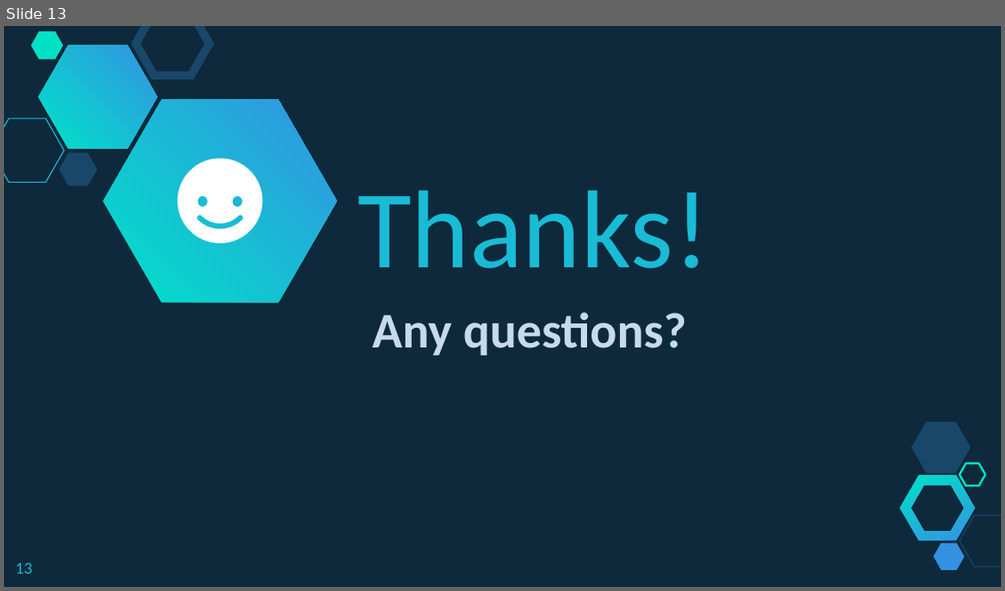
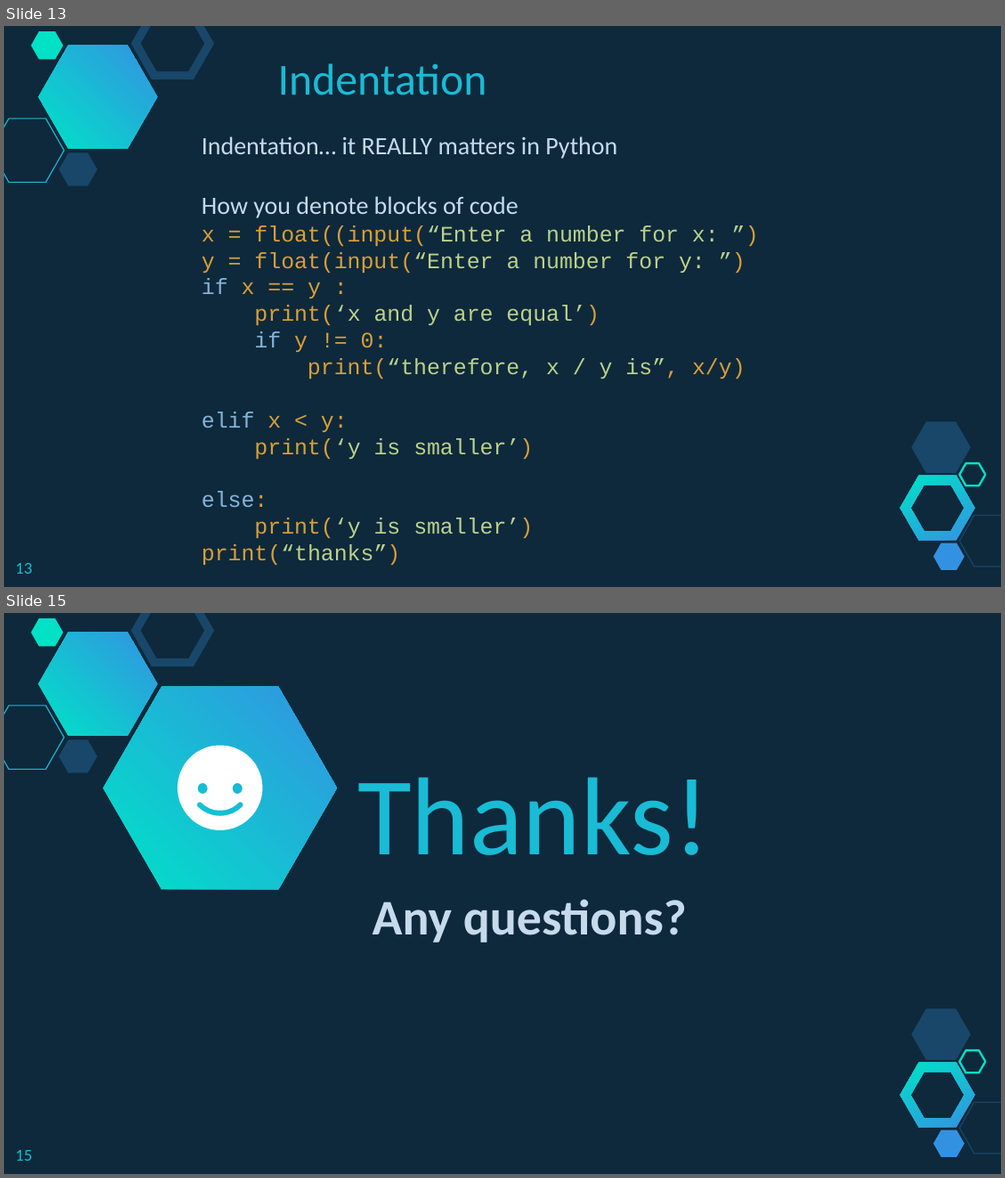
Before and after one commit to branhoff/python_class_101, a slide deck: lecture_slides/5_Python Lesson - Operators and Branching.pptx. Shown one above the other, each under a label of ours: slide 13 before the commit, slides 13 and 15 after it; the slides between them are not shown. The pictures are 1005x591 and 1005x1178 pixels, drawn with LibreOffice and Linux fonts; fonts in the diff are those of the drawing. Boxes give left, top, right and bottom in pixels: in the first picture for what was removed or moved away, otherwise in the second. Text is boxed around its words. In the diff, an @@ line names an element or a change of style, - is before the commit and + after.

```diff
--- a/lecture_slides/5_Python Lesson - Operators and Branching.pptx
+++ b/lecture_slides/5_Python Lesson - Operators and Branching.pptx
@@ slide 13 added at box(4, 26, 1001, 587), background #0E293C; not listed: 10 template elements that a slide beside it also shows @@
@@ text added at box(278, 63, 487, 95), 32 pt, text #19BBD5 @@
+Indentation
@@ text added at box(202, 136, 745, 564), 16 pt, text #BBD189 @@
+Indentation… it REALLY matters in Python
+How you denote blocks of code
+x = float((input(“Enter a number for x: ”)
+y = float(input(“Enter a number for y: ”)
+if x == y :
+print(‘x and y are equal’)
+if y != 0:
+print(“therefore, x / y is”, x/y)
+elif x < y:
+print(‘y is smaller’)
+else:
+print(‘y is smaller’)
+print(“thanks”)
@@ page number added at box(16, 563, 32, 573), 12 pt, text #19BBD5 @@
+13
@@ what was slide 13 is now slide 15 @@
@@ page number at box(16, 1150, 32, 1160): text changed @@
-13
+15
```
Also in this commit, not shown: 1 other slide added, 16 other files.
